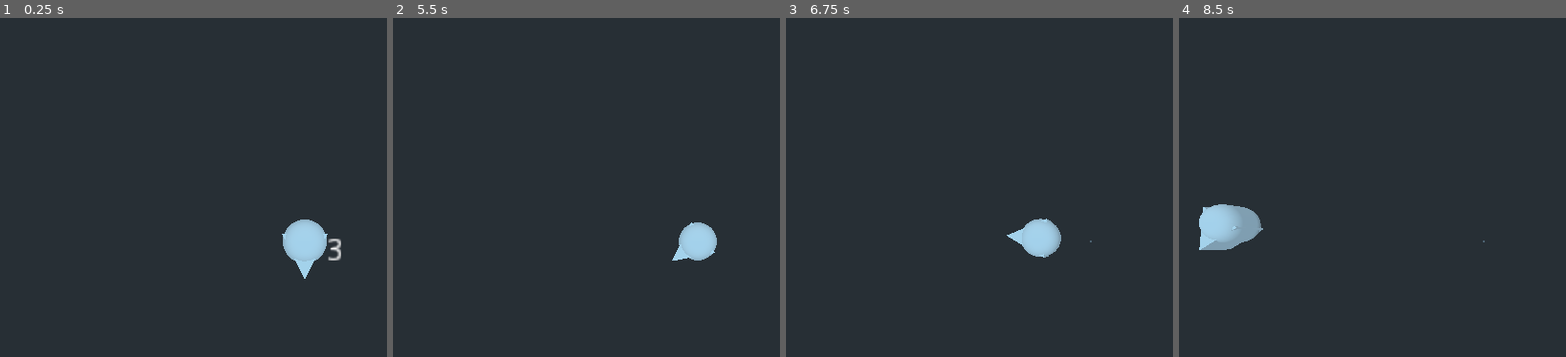
Above: before the commit, frames 1-4 (left to right).
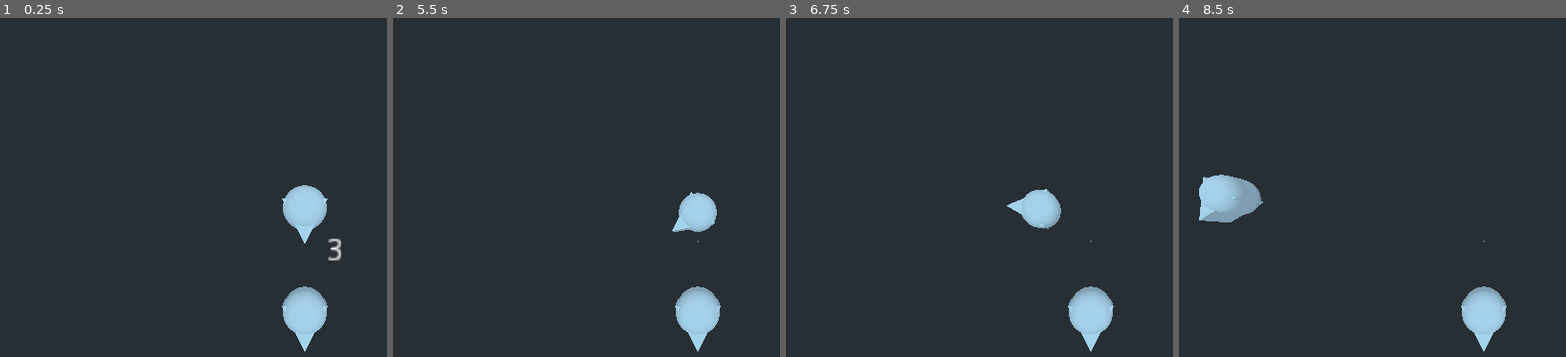
Above: after the commit, the same moments.

Repository: theluckycrab/cock_feathers
Game: Godot game, scene res://scenes/map.tscn
The game is run twice, just before and just after one commit, with the same random seed, the same clock (stepped at 60 frames per second) and the same inputs. This scene is started directly instead of the project's main scene.
Inputs (mouse positions are in pixels of both pictures, inside the frame that each line leads up to):
- Up to frame 1 (0.25 s): no input
- Up to frame 2 (5.5 s): tap Enter at 0.5, 2, 4.25 s; move the mouse to (outside the picture) at 0.52 s; hold A (A) 0.53-1.28 s; tap Space at 1.25, 3.5, 5 s; move the mouse to (543, 265) at 1.27 s; tap D (D) at 1.35 s; move the mouse to (776, 143) at 2.02 s; hold S (S) 2.03-2.78 s; move the mouse to (660, 329) at 2.77 s; tap W (W) at 2.85 s; move the mouse to (outside the picture) at 3.52 s; click (outside the picture) at 3.6 s; move the mouse to (470, 173) at 4.27 s; tap A (A) at 4.35 s; move the mouse to (737, 241) at 5.02 s; hold D (D) from 5.03 s (still down)
- Up to frame 3 (6.75 s): move the mouse to (975, 129) at 5.77 s; release D (D) at 5.78 s; tap S (S) at 5.85 s; move the mouse to (outside the picture) at 6.52 s; hold W (W) from 6.53 s (still down)
- Up to frame 4 (8.5 s): move the mouse to (1329, 265) at 7.27 s; release W (W) at 7.28 s; click (1329, 265) at 7.35 s; move the mouse to (1562, 143) at 8.02 s; hold A (A) from 8.03 s (still down)

The runs differ from the first frame. In frame 1, 3.5% of the frame differs, in the area x 72-85%, y 49-99%; in frame 2, 3.1%; in frame 3, 3.2%; in frame 4, 4.2%, in the area x 5-85%, y 46-99%.

Commit message:
controllable movement synced

Diff:
--- a/controllable/controllable.gd
+++ b/controllable/controllable.gd
@@ -6,6 +6,7 @@
 var move_speed = 20
 var gravity = Vector3.DOWN * 9
 var force = Vector3.ZERO
+var net_owner = 1
 
 onready var body = $Armature
 
@@ -13,6 +14,7 @@
 	#movement will always be rotated to your facing, force will not
 	var v = velocity.rotated(Vector3.UP, body.rotation.y) * move_speed
 	var _discard = move_and_slide(v + gravity + force)
+	send_move_data()
 
 func get_wasd():
 	var wasd = Vector3.ZERO
@@ -29,3 +31,15 @@
 	var wasd = get_wasd()
 	if wasd.x != 0:
 		body.rotate(Vector3.UP, turn_speed * wasd.x)
+
+func send_move_data():
+	var move_data = {}
+	move_data["position"] = global_transform.origin
+	move_data["rotation"] = body.rotation.y
+	rpc("sync_move_data", move_data)
+	pass
+
+remote func sync_move_data(m):
+	global_transform.origin = m.position
+	body.rotation.y = m.rotation
+	pass
--- a/controllable/player.gd
+++ b/controllable/player.gd
@@ -6,7 +6,7 @@
 	var _d = Events.connect("round_start", self, "set_active", [true])
 
 func _physics_process(_delta):
-	if active:
+	if active and net_owner == get_tree().get_network_unique_id():
 		_controls()
 		move()
 
--- a/scenes/main_menu.gd
+++ b/scenes/main_menu.gd
@@ -7,7 +7,7 @@
 onready var player_list = $PlayerList
 
 func _ready():
-	Events.connect("player_joined", self, "on_player_joined")
+	var _d = Events.connect("player_joined", self, "on_player_joined")
 	host_button.connect("button_down", self, "on_host_button")
 	join_button.connect("button_down", self, "on_join_button")
 	start_button.connect("button_down", self, "on_start_button")
--- a/scenes/map.gd
+++ b/scenes/map.gd
@@ -7,6 +7,11 @@
 	start_timer.connect("timeout", self, "on_start_timer")
 	start_timer.start(start_delay)
 	var _d = Events.connect("player_hit", self, "on_player_hit")
+	var p2 = get_node("Player2")
+	if get_tree().get_network_unique_id() == 1:
+		p2.net_owner = get_tree().get_network_connected_peers()[0]
+	else:
+		p2.net_owner = get_tree().get_network_unique_id()
 
 func _physics_process(_delta):
 	if round(start_timer.time_left) == 0:
--- a/scenes/map.tscn
+++ b/scenes/map.tscn
@@ -13,6 +13,10 @@
 transform = Transform( 1, 0, 0, 0, -4.37114e-08, 1, 0, -1, -4.37114e-08, 0, 15, 0 )
 
 [node name="Player" parent="." instance=ExtResource( 1 )]
+transform = Transform( 1, 0, 0, 0, 1, 0, 0, 0, 1, 0, 0, 3.20865 )
+
+[node name="Player2" parent="." instance=ExtResource( 1 )]
+transform = Transform( 1, 0, 0, 0, 1, 0, 0, 0, 1, 0, 0, -1.53306 )
 
 [node name="StaticBody" type="StaticBody" parent="."]
 
